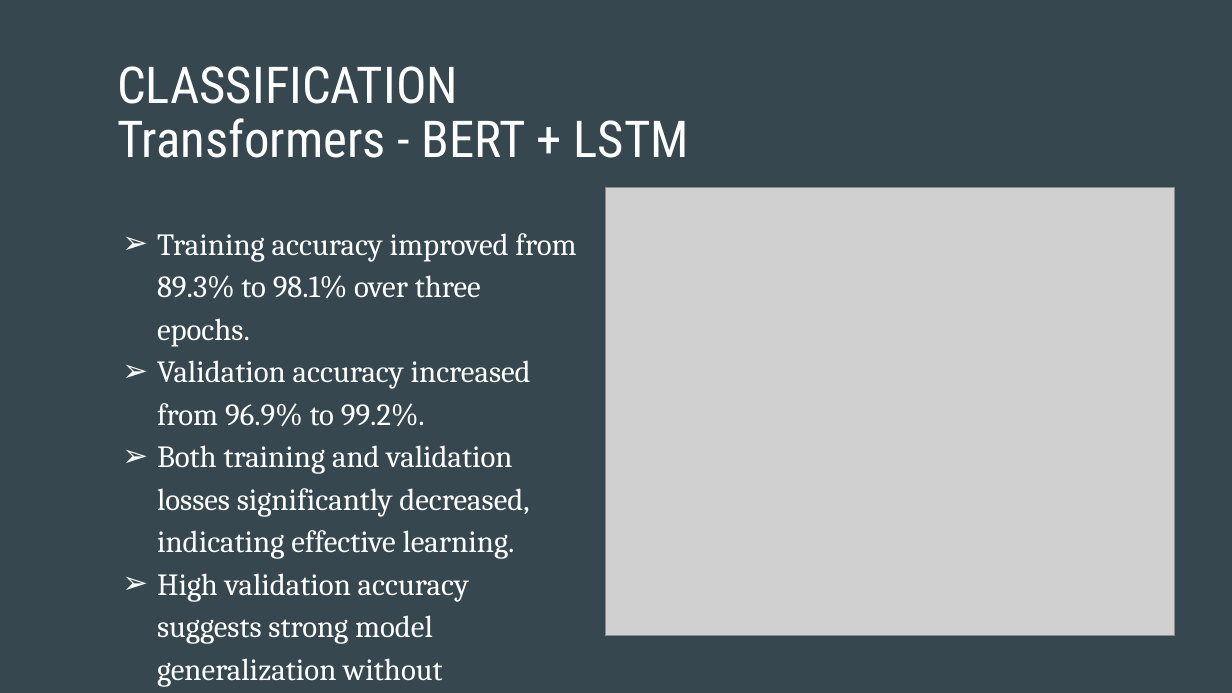
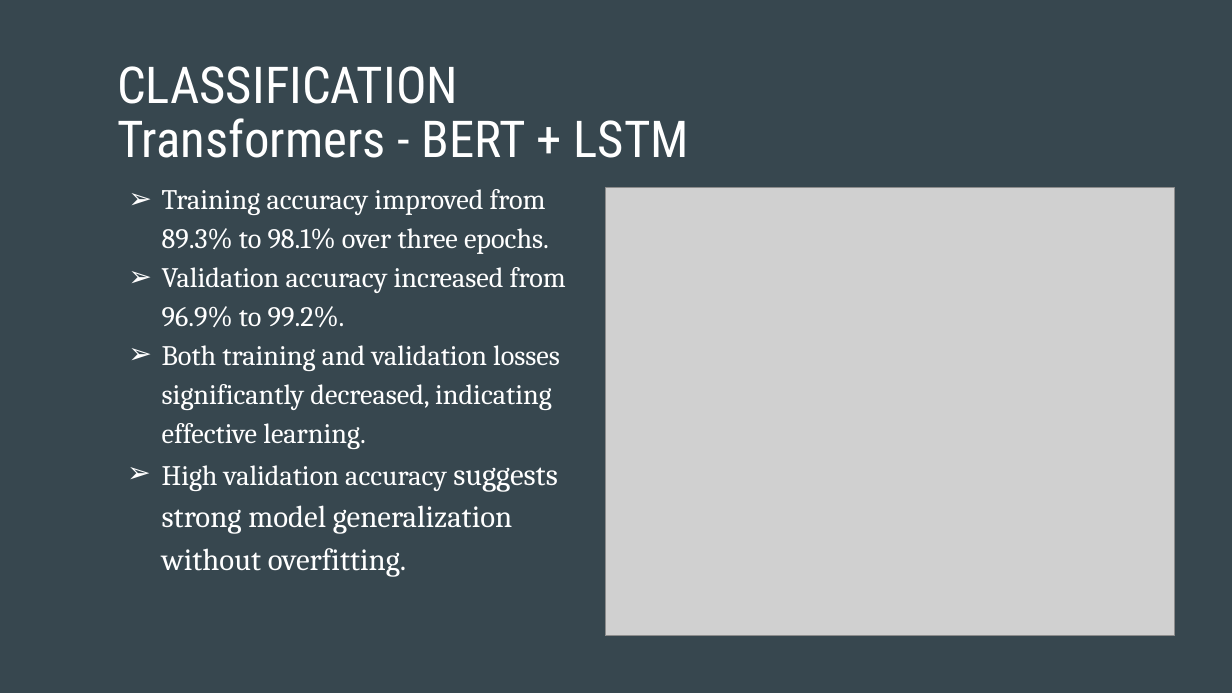
Before and after one commit to tanmayk26/FinalProject-Group6, a slide deck: slide 10 of Final-Group-Presentation/Final-Group-Presentation.pptx (slide 11 before the commit). Drawn at 1232x693 pixels with LibreOffice and Linux fonts; fonts in the diff are those of the drawing; grey boxes stand for pictures. Boxes give left, top, right and bottom in pixels: in the first picture for what was removed or moved away, otherwise in the second. Text is boxed around its words. In the diff, an @@ line names an element or a change of style, - is before the commit and + after.

```diff
--- a/Final-Group-Presentation/Final-Group-Presentation.pptx
+++ b/Final-Group-Presentation/Final-Group-Presentation.pptx
@@ text "Training accuracy improved from 89.3% ...": place and size @@
-text "Training accuracy improved from 89.3% ..." at box(157, 233, 576, 687)
+text "Training accuracy improved from 89.3% ..." at box(162, 189, 566, 577)
@@ text "Training accuracy improved from 89.3% ..." at box(162, 189, 566, 577): size 24 to 22 pt in "Training accuracy improved from 89.3% to 98.1% ...", "Validation accuracy increased from 96.9% to 99.2%.", "Both training and validation losses significantly decreased, ...", "High validation accuracy"; indent changed @@
```
Also in this commit, not shown: 7 other slides changed, 1 other file.
